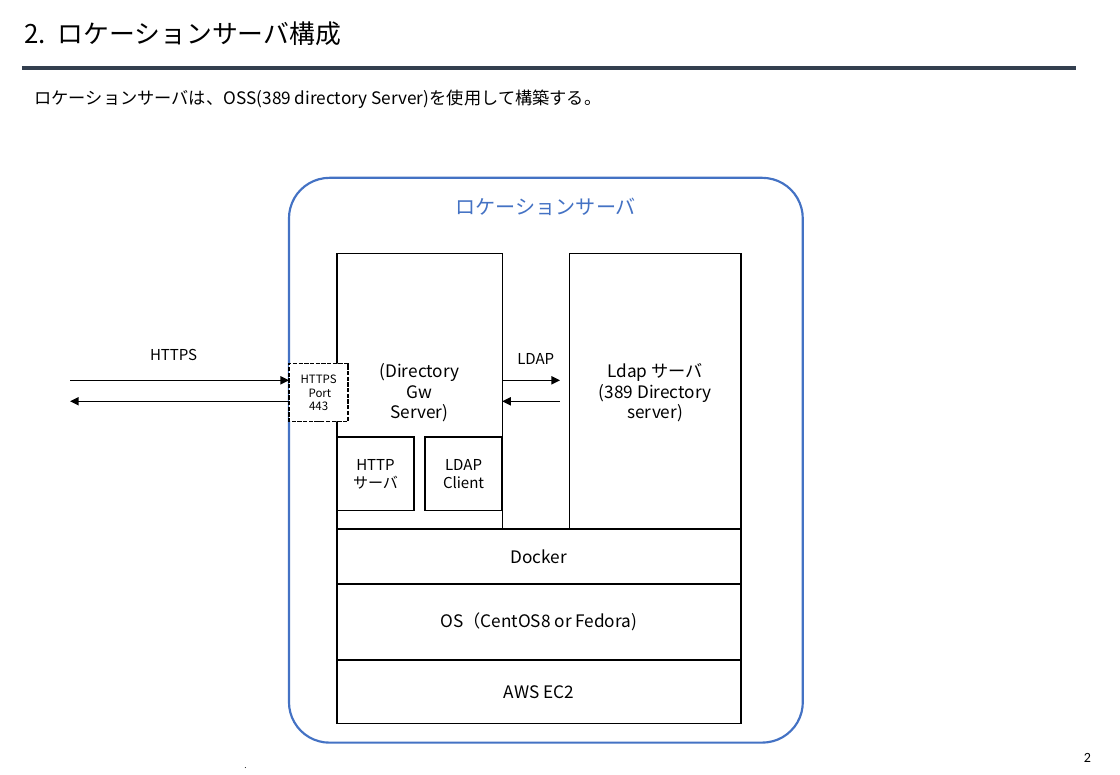
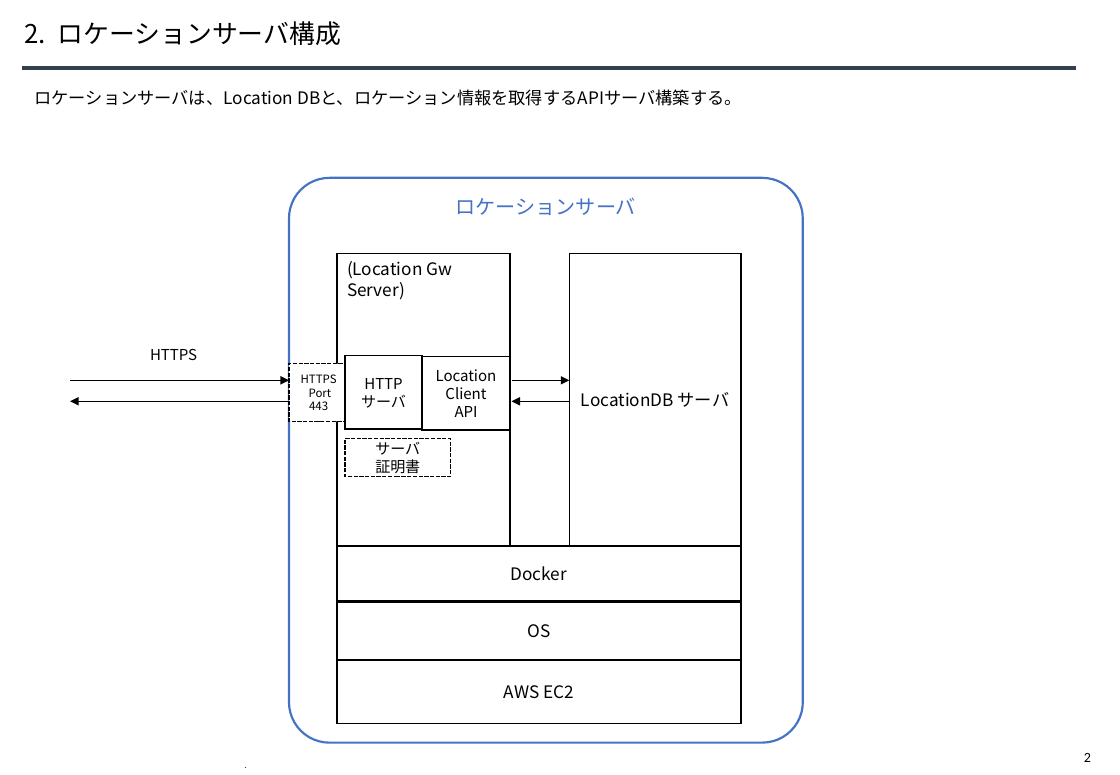
Before and after one commit to CADDE-sip/documents, a slide deck: slide 3 of doc/3/50_V4_機能アーキテクチャ/50_V4_設計書_ロケーションサービス/30_CADDE_ロケーションサーバ設計書_202303.pptx. Drawn at 1120x775 pixels with LibreOffice and Linux fonts; fonts in the diff are those of the drawing. Boxes give left, top, right and bottom in pixels: in the first picture for what was removed or moved away, otherwise in the second. Text is boxed around its words. In the diff, an @@ line names an element or a change of style, - is before the commit and + after.

```diff
--- a/doc/3/50_V4_機能アーキテクチャ/50_V4_設計書_ロケーションサービス/30_CADDE_ロケーションサーバ設計書_202303.pptx
+++ b/doc/3/50_V4_機能アーキテクチャ/50_V4_設計書_ロケーションサービス/30_CADDE_ロケーションサーバ設計書_202303.pptx
@@ text at (35, 89, 742, 106): text changed @@
-ロケーションサーバは、OSS(389 directory Server)を使用して構築する。
+ロケーションサーバは、Location DBと、ロケーション情報を取得するAPIサーバ構築する。
@@ rectangle "(Location Gw": place and size @@
-rectangle "(Location Gw" at (337, 254, 503, 529)
+rectangle "(Location Gw" at (337, 254, 511, 547)
@@ rectangle "(Location Gw" at (337, 254, 511, 547): vertical alignment middle to top @@
@@ text in rectangle at (347, 261, 452, 279): text changed @@
-(Directory
-Gw
+(Location Gw
@@ rectangle "LocationDB サーバ": place and size @@
-rectangle "LocationDB サーバ" at (570, 254, 741, 529)
+rectangle "LocationDB サーバ" at (570, 254, 741, 547)
@@ text in rectangle at (347, 282, 405, 300): alignment centre to left @@
@@ rectangle "HTTPサーバ": place and size @@
-rectangle "HTTPサーバ" at (337, 437, 415, 511)
+rectangle "HTTPサーバ" at (345, 356, 423, 429)
@@ rectangle "Location": place and size @@
-rectangle "Location" at (425, 437, 503, 511)
+rectangle "Location" at (422, 357, 510, 430)
@@ rectangle removed at (506, 350, 567, 367) @@
-LDAP
@@ text in rectangle at (436, 369, 497, 381): text changed @@
-LDAP
+Location
@@ arrow moved from (503, 381) - (561, 381) to (512, 381) - (570, 381) @@
@@ text in rectangle at (455, 406, 478, 417): paragraph added @@
+API
@@ arrow moved from (561, 401) - (503, 401) to (570, 401) - (512, 401) @@
@@ text in rectangle at (581, 392, 729, 407): text changed @@
-Ldap サーバ
-(389 Directory server)
+LocationDB サーバ
@@ rectangle added at (345, 440, 451, 478), fill #FFFFFF, outline #000000 1 pt dashed, 10.5 pt, text #000000 @@
+サーバ
+証明書
@@ rectangle "Docker": place and size @@
-rectangle "Docker" at (337, 529, 741, 584)
+rectangle "Docker" at (337, 547, 741, 602)
@@ rectangle "OS": place and size @@
-rectangle "OS" at (337, 582, 741, 660)
+rectangle "OS" at (337, 603, 741, 660)
@@ text in rectangle at (527, 624, 550, 638): text changed @@
-OS（CentOS8 or Fedora)
+OS
```
Also in this commit, not shown: 6 other slides changed, 18 other files.
